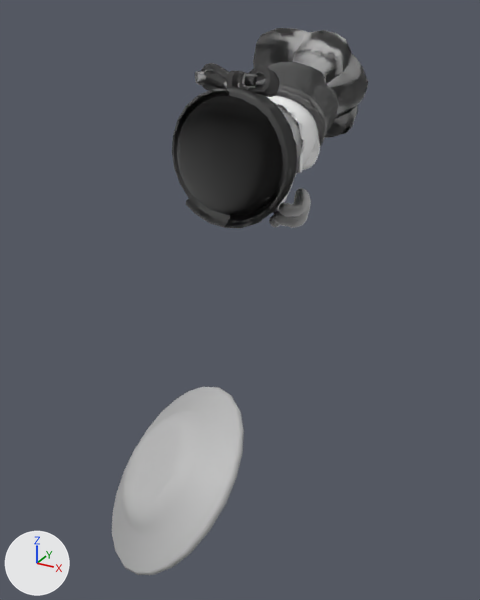
The FBX model Project/ContentsResources/Mesh/Object/Player/Eagle/Eagle_Wash.fbx as it was, and as the next commit left it.
The view is the same before and after, from a 50 mm lens placed at (-0.0507, -0.0353, 0.0802), pointed at (-0.0698, -0.0006, 0.0629). Every picture has the same lights, and +X, +Y and +Z are marked at lower left. Where no turn or scale is listed for an object, it has been applied to the vertices.

Script lines for the objects in view, before the commit:
```python
me_mesh_002 = bpy.data.meshes.new('Mesh.002')
me_mesh_002.from_pydata(...)  # 571 vertices, 1138 faces; spans x 0.00257..0.00534, y 0.00232..0.00549, z -0.0048..-0.00216
me_mesh_002.materials.append(mat_mat_chef_head_alien_green)  # white #ffffff
me_mesh_004 = bpy.data.meshes.new('Mesh.004')
me_mesh_004.from_pydata(...)  # 473 vertices, 942 faces; spans x -0.00415..0.00496, y 0.00818..0.01774, z -0.0017..0.00767
me_mesh_004.materials.append(mat_mat_chef_hat_fancy)
me_mesh_005 = bpy.data.meshes.new('Mesh.005')
me_mesh_005.from_pydata(...)  # 290 vertices, 576 faces; spans x 0.0001..0.00857, y -0.01198..-0.00355, z -0.00536..0.00218
me_mesh_005.materials.append(mat_mat_sk_plate_01)  # grey #bcbcbc
ob_hand_grip_r = bpy.data.objects.new('Hand_Grip_R', me_mesh_002)
ob_hand_grip_r.location = (-0.07291, 0.00085, 0.0712)
ob_hat_fancy = bpy.data.objects.new('Hat_Fancy', me_mesh_004)
ob_hat_fancy.location = (-0.0726, 0.00085, 0.0712)
ob_m_plate_wash = bpy.data.objects.new('m_Plate_wash', me_mesh_005)
ob_m_plate_wash.location = (-0.07127, -0.00509, 0.06009)
# also in view: 'Chef_eagle' at (-0.0726, 0.0095, 0.0702); 'Body' at (-0.0726, 0.004, 0.0718)
```
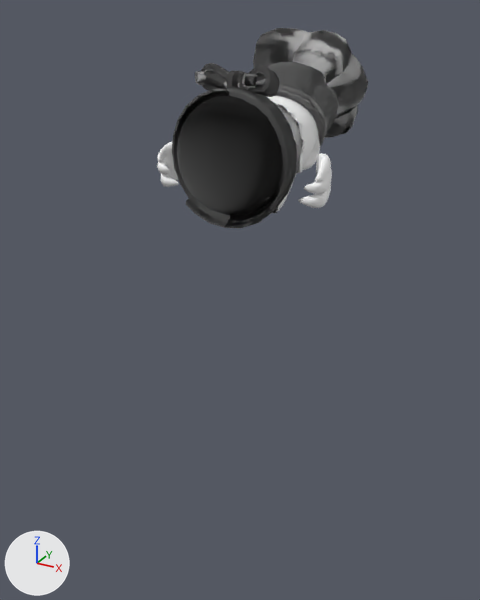
Boxes (x1, y1, x2, y2) around the edits, measured in the pictures (480 x 600 px):
'm_Plate_wash', deleted: before (112, 387, 244, 575)
'Hand_Grip_R 20', added: after (298, 153, 332, 208)
'Hand_Grip_R', deleted: before (269, 188, 311, 228)
'Hand_Grip_L 20', added: after (157, 141, 179, 187)

What the commit changed:
Mesh me_mesh_003_1 is new.
It has 550 vertices, 1096 faces and spans x 0.00465..0.00646, y 0.00242..0.00617, z -0.0029..0.00029.
It uses material mat_mat_chef_head_eagle (white #ffffff).
Mesh me_mesh_002_1 is new.
It has 550 vertices, 1096 faces and spans x -0.00646..-0.00465, y 0.00242..0.00617, z -0.0029..0.00029.
It uses material mat_mat_chef_head_eagle (white #ffffff).
Object 'm_Plate_wash' (ob_m_plate_wash) is deleted.
Object 'Hand_Grip_R' (ob_hand_grip_r) is deleted.
Object 'Hand_Grip_R 20' (ob_hand_grip_r_20) is new; it shows me_mesh_003_1.
Its location is (-0.0726, 0.00085, 0.0712).
Object 'Hand_Grip_L 20' (ob_hand_grip_l_20) is new; it shows me_mesh_002_1.
Its location is (-0.0726, 0.00085, 0.0712).
